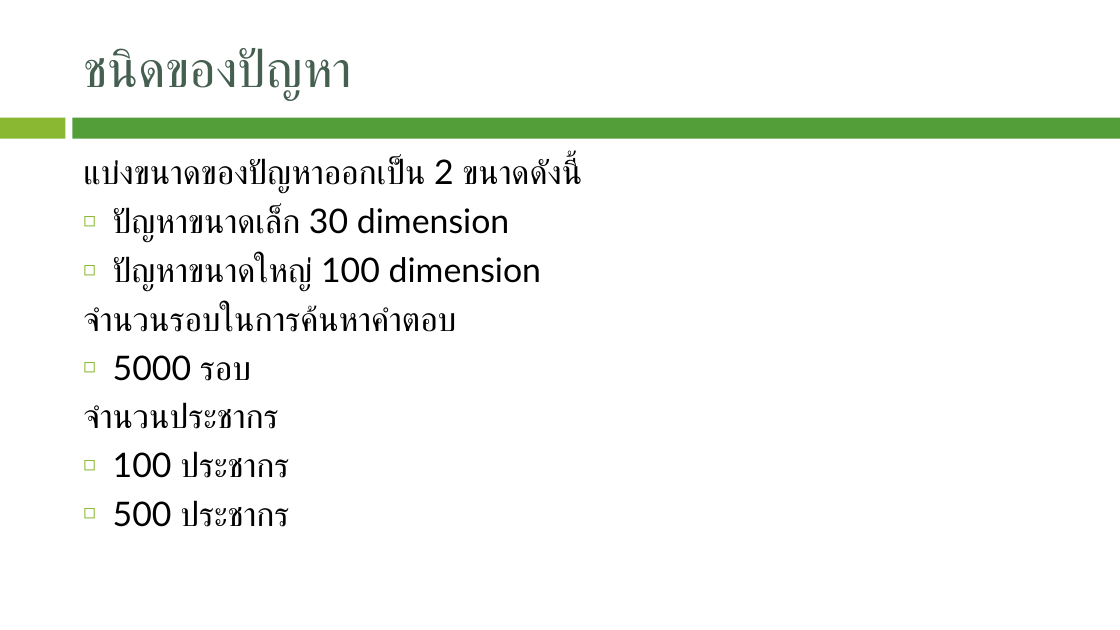
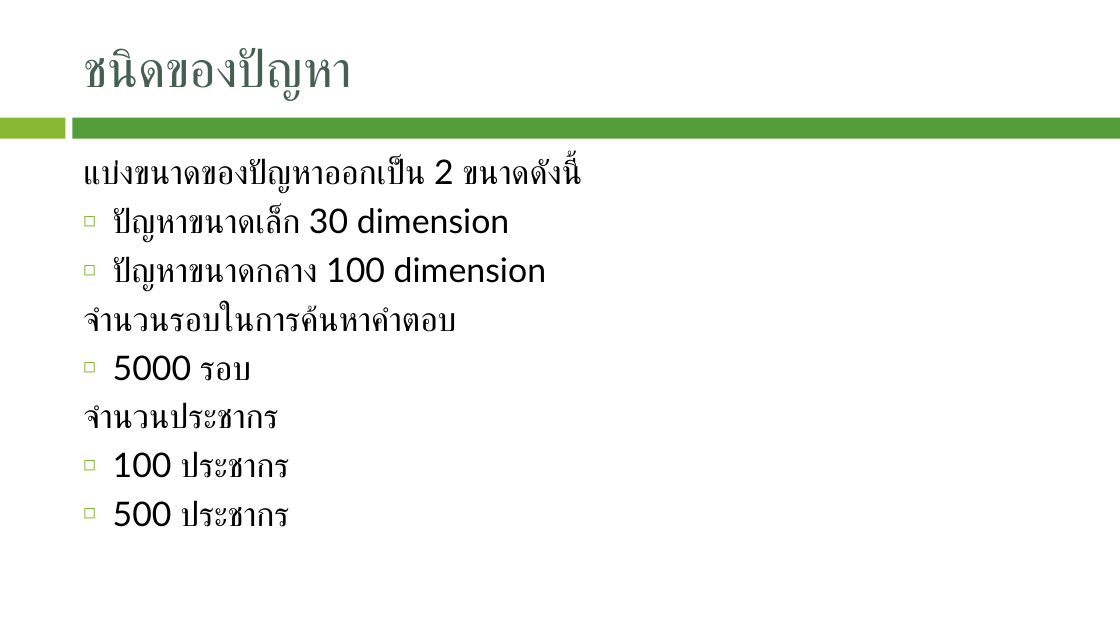
Before and after one commit to JhonSPattan/Algorithm, a slide deck: slide 9 of Adptive_DSIDE.pptx (slide 6 before the commit). Drawn at 1120x630 pixels with LibreOffice and Linux fonts; fonts in the diff are those of the drawing; background and template pictures are left out. Boxes give left, top, right and bottom in pixels: in the first picture for what was removed or moved away, otherwise in the second. Text is boxed around its words. In the diff, an @@ line names an element or a change of style, - is before the commit and + after.

```diff
--- a/Adptive_DSIDE.pptx
+++ b/Adptive_DSIDE.pptx
@@ text at (113, 257, 546, 292): text changed @@
-◻ ปัญหาขนาดใหญ่ 100 dimension
+◻ ปัญหาขนาดกลาง 100 dimension
```
Also in this commit, not shown: 4 other slides changed, 5 slides added, 1 slide removed.
